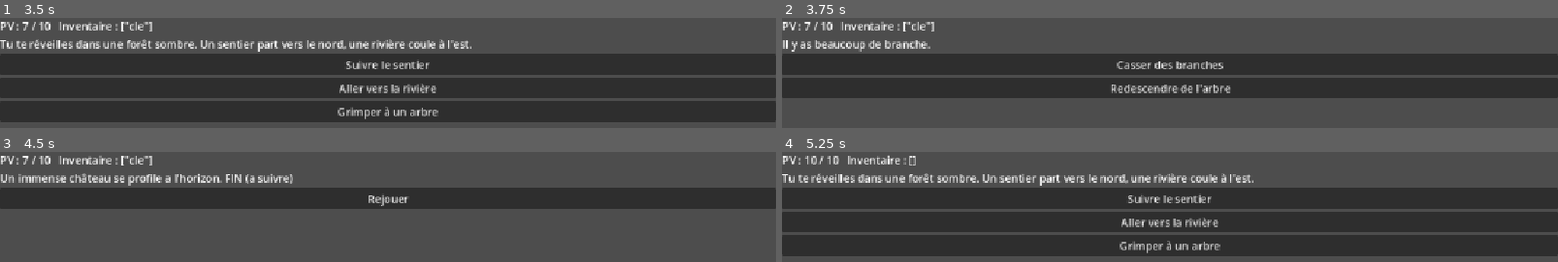
Above: before the commit, frames 1-4 (two rows, left to right).
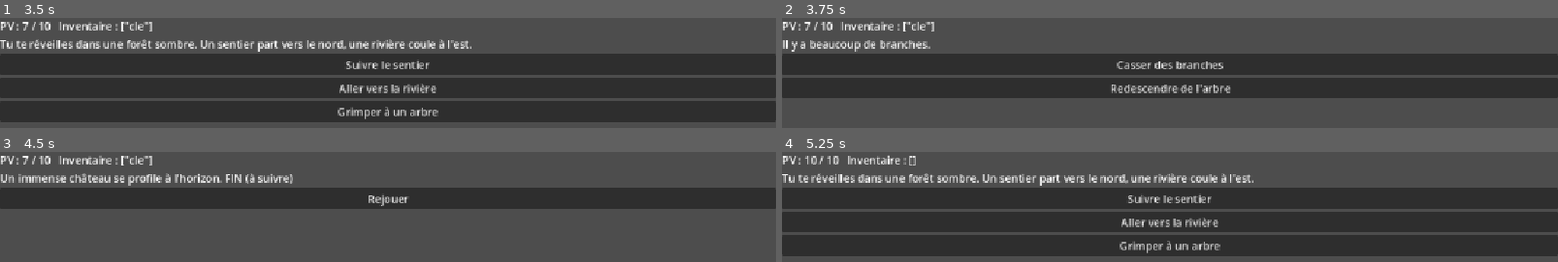
Above: after the commit, the same moments.

Repository: thomassombrun/Code_Lab_Livre_dont_vous_etes_le_heros
Game: Godot game, scene res://jeu.tscn
Two runs of this game, one before a commit and one after it. Both use one fixed random seed, a clock stepped at 60 frames per second and the inputs below.
Inputs:
- Up to frame 1 (3.5 s): click "Suivre le sentier" at 0.5 s; click "Revenir en arrière" at 1.25 s; click "Aller vers la rivière" at 2 s; click "Revenir au début" at 2.75 s
- Up to frame 2 (3.75 s): click "Grimper à un arbre" at 3.5 s
- Up to frame 3 (4.5 s): click "Casser des branches" at 4.25 s
- Up to frame 4 (5.25 s): click "Rejouer" at 5 s

Frame 1 is identical in both runs. In frame 2, 0.8% of the frame differs, in the area x 3-19%, y 20-31%; in frame 3, less than 0.1%; in frame 4, nothing differs.

Commit message:
Etape 6 : histoire en JSON et vérification au chargement

Diff:
--- /dev/null
+++ b/histoire.json
@@ -0,0 +1,35 @@
+{
+	"debut": {
+		"texte": "Tu te réveilles dans une forêt sombre. Un sentier part vers le nord, une rivière coule à l'est.",
+		"choix": [
+			{"libelle": "Suivre le sentier", "suite": "sentier"},
+			{"libelle": "Aller vers la rivière", "suite": "riviere"},
+			{"libelle": "Grimper à un arbre", "suite": "arbre"}
+		]
+	},
+	"sentier": {
+		"texte": "Le sentier mène à une cabane fermée à clé.",
+		"choix": [
+			{"libelle": "Ouvrir la porte avec la clé", "suite": "cabane", "condition": "cle"},
+			{"libelle": "Revenir en arrière", "suite": "debut"}
+		]
+	},
+	"riviere": {
+		"texte": "L'eau glacée te coupe le souffle. Au bord, une clé rouillée brille.",
+		"pv": -3,
+		"objet": "cle",
+		"choix": [
+			{"libelle": "Revenir au début", "suite": "debut"}
+		]
+	},
+	"arbre": {
+		"texte": "Il y a beaucoup de branches.",
+		"choix": [
+			{"libelle": "Casser des branches", "suite": "chateau"},
+			{"libelle": "Redescendre de l'arbre", "suite": "debut"}
+		]
+	},
+	"cabane": {"texte": "Une vieille dame t'accueille au chaud. FIN (bonne)", "choix": []},
+	"noyade": {"texte": "Le courant t'emporte... FIN (mauvaise)", "choix": []},
+	"chateau": {"texte": "Un immense château se profile à l'horizon. FIN (à suivre)", "choix": []}
+}
--- a/jeu.gd
+++ b/jeu.gd
@@ -4,60 +4,41 @@
 @onready var texte = $VBoxContainer/Texte
 @onready var boite_choix = $VBoxContainer/Choix
 
-# L'HISTOIRE : uniquement des données, aucune logique
-var histoire = {
-	"debut": {
-		"texte": "Tu te réveilles dans une forêt sombre. Un sentier part vers le nord, une rivière coule à l'est.",
-		"choix": [
-			{"libelle": "Suivre le sentier", "suite": "sentier"},
-			{"libelle": "Aller vers la rivière", "suite": "riviere"},
-			{"libelle": "Grimper à un arbre", "suite": "arbre"},
-		],
-	},
-	"sentier": {
-		"texte": "Le sentier mène à une cabane fermée à clé.",
-		"choix": [
-			{"libelle": "Ouvrir la porte avec la clé", "suite": "cabane", "condition": "cle"},
-			{"libelle": "Revenir en arrière", "suite": "debut"},
-		],
-	},
-	"riviere": {
-		"texte": "L'eau glacée te coupe le souffle. Au bord, une clé rouillée brille.",
-		"pv": -3,
-		"objet": "cle",
-		"choix": [
-			{"libelle": "Revenir au début", "suite": "debut"},
-		],
-	},
-	"arbre": {
-		"texte": "Il y as beaucoup de branche.",
-		"choix": [
-			{"libelle": "Casser des branches", "suite": "chateau"},
-			{"libelle": "Redescendre de l'arbre", "suite": "debut"},
-		],
-	},
-	"cabane": {
-		"texte": "Une vieille dame t'accueille au chaud. FIN (bonne)",
-		"choix": [],
-	},
-	"noyade": {
-		"texte": "Le courant t'emporte... FIN (mauvaise)",
-		"choix": [],
-	},
-	"chateau": {
-		"texte": "Un immense château se profile a l'horizon. FIN (a suivre)",
-		"choix": [],
-	}
-}
+const FICHIER_HISTOIRE = "res://histoire.json"
 const DEPART = "debut"
 const PV_MAX = 10
 
+var histoire = {}
 var passage = DEPART
 var pv = PV_MAX
 var inventaire = []
 
 func _ready():
+	histoire = charger_histoire(FICHIER_HISTOIRE)
+	if histoire.is_empty():
+		texte.text = "Erreur : impossible de charger l'histoire."
+		return
+	verifier_histoire()
 	nouvelle_partie()
+
+func charger_histoire(chemin):
+	var fichier = FileAccess.open(chemin, FileAccess.READ)
+	if fichier == null:
+		push_error("Fichier introuvable : " + chemin)
+		return {}
+	var donnees = JSON.parse_string(fichier.get_as_text())
+	if donnees == null:
+		push_error("JSON invalide dans " + chemin)
+		return {}
+	return donnees
+
+func verifier_histoire():
+	if not histoire.has(DEPART):
+		push_error("Passage de départ manquant : " + DEPART)
+	for id in histoire:
+		for c in histoire[id]["choix"]:
+			if not histoire.has(c["suite"]):
+				push_error("Lien cassé : '" + id + "' mène à '" + c["suite"] + "' qui n'existe pas")
 
 func nouvelle_partie():
 	pv = PV_MAX
@@ -71,7 +52,7 @@
 
 func appliquer_effets(p):
 	if p.has("pv"):
-		pv += p["pv"]
+		pv += int(p["pv"])
 	if p.has("objet") and not inventaire.has(p["objet"]):
 		inventaire.append(p["objet"])
 
